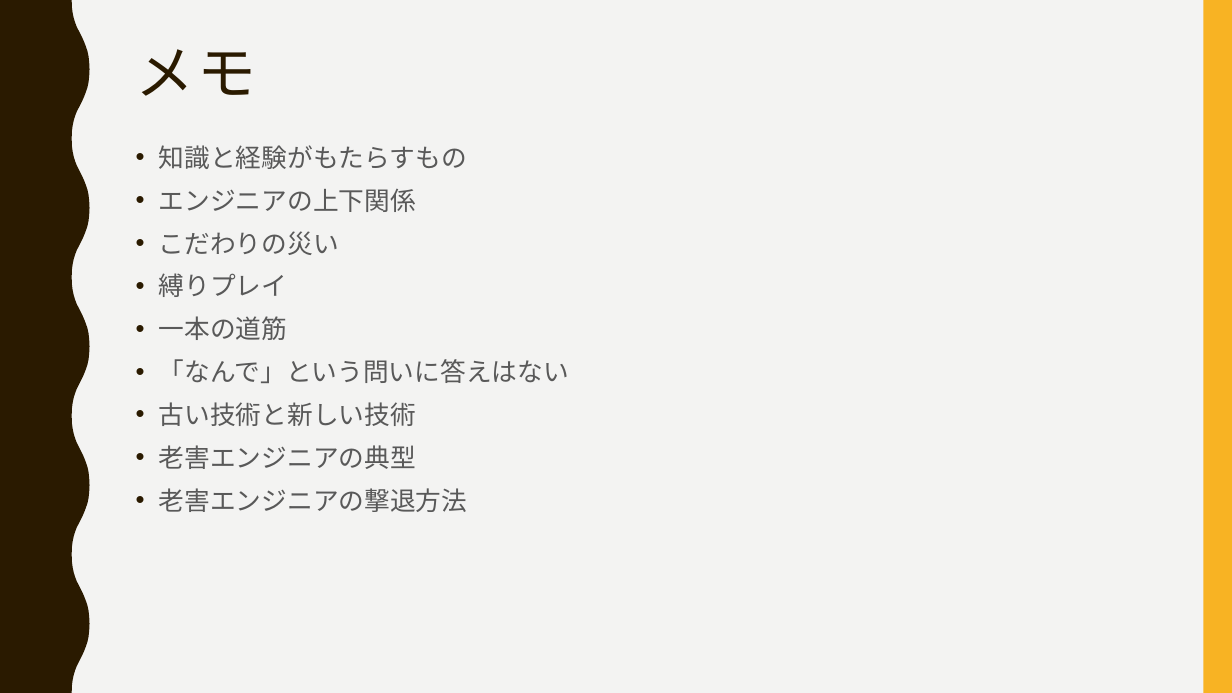
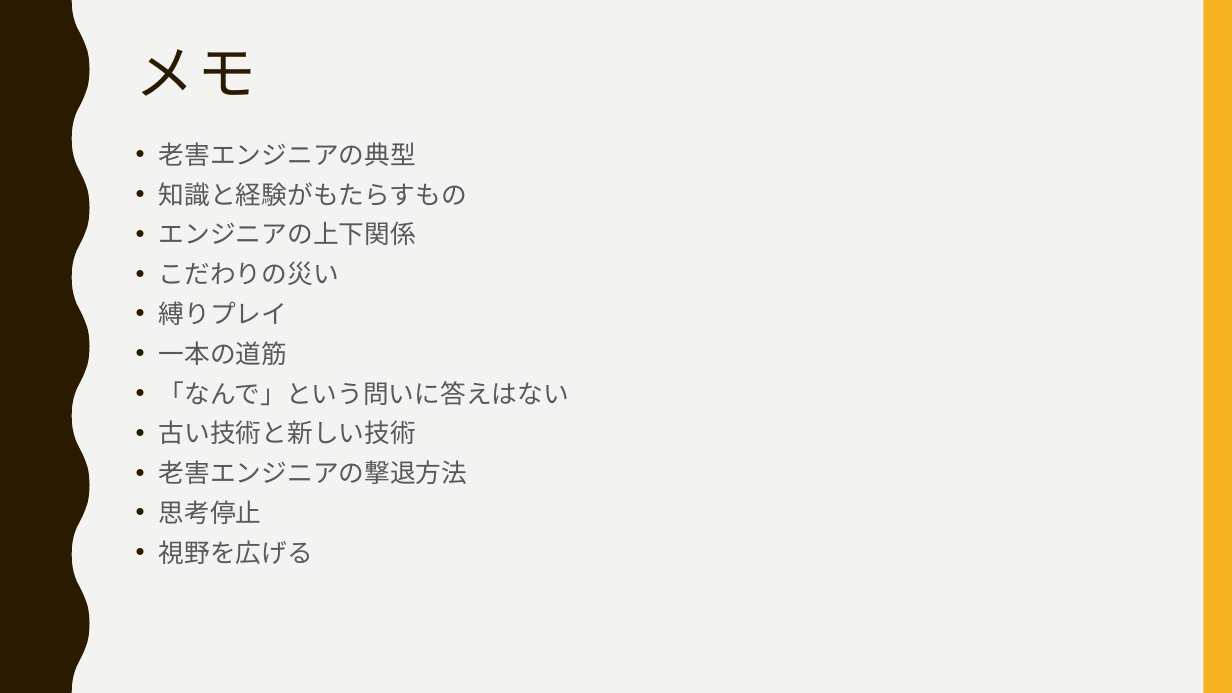
Before and after one commit to ssa-study/documents, a slide deck: slide 9 of HappyEngineer_part2.pptx (slide 5 before the commit). Drawn at 1232x693 pixels with LibreOffice and Linux fonts; fonts in the diff are those of the drawing. Boxes give left, top, right and bottom in pixels: in the first picture for what was removed or moved away, otherwise in the second. Text is boxed around its words. In the diff, an @@ line names an element or a change of style, - is before the commit and + after.

```diff
--- a/HappyEngineer_part2.pptx
+++ b/HappyEngineer_part2.pptx
@@ text at <box>159,142,416,166</box>: paragraph added @@
+• 老害エンジニアの典型
@@ text at <box>159,182,569,484</box>: line spacing 1.1 to 1 @@
@@ text at <box>159,445,416,469</box>: paragraph removed @@
-• 老害エンジニアの典型
@@ text at <box>159,500,313,564</box>: paragraphs added @@
+• 思考停止
+• 視野を広げる
```
Also in this commit, not shown: 2 other slides changed, 4 slides added, 2 other files.
